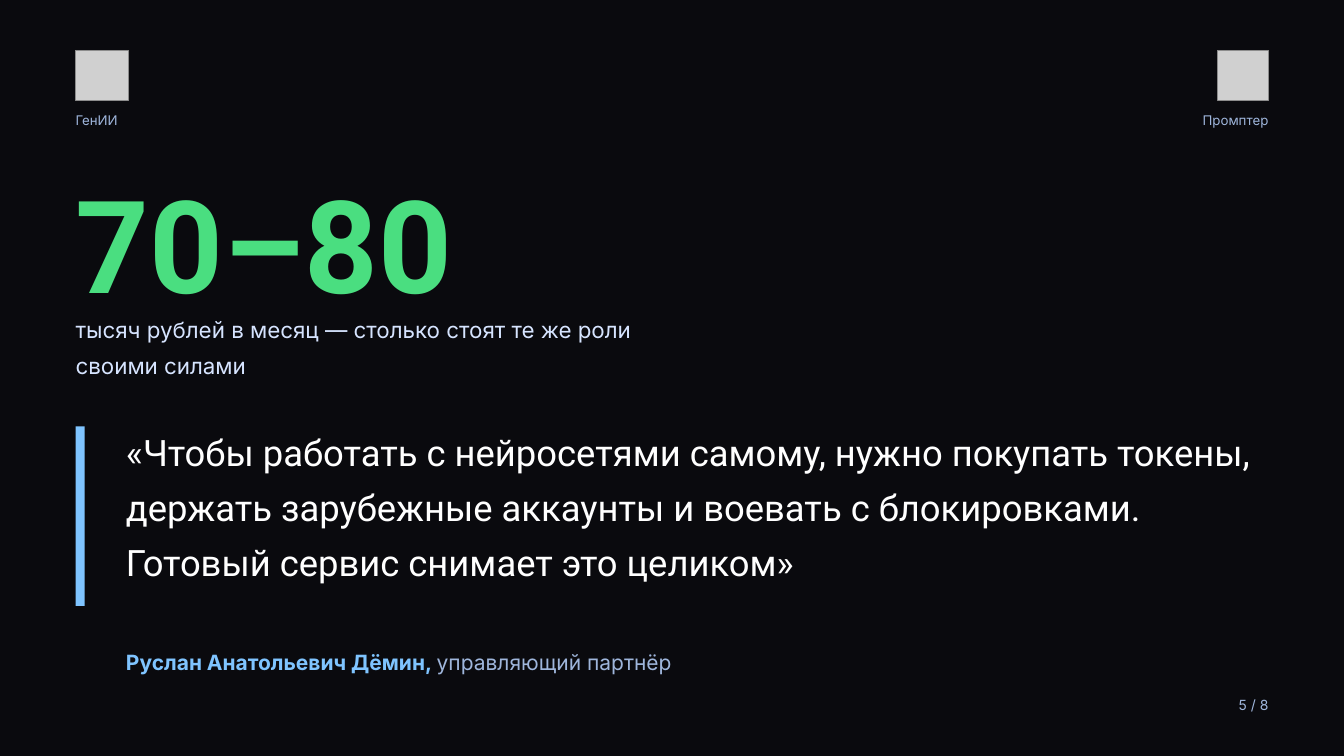
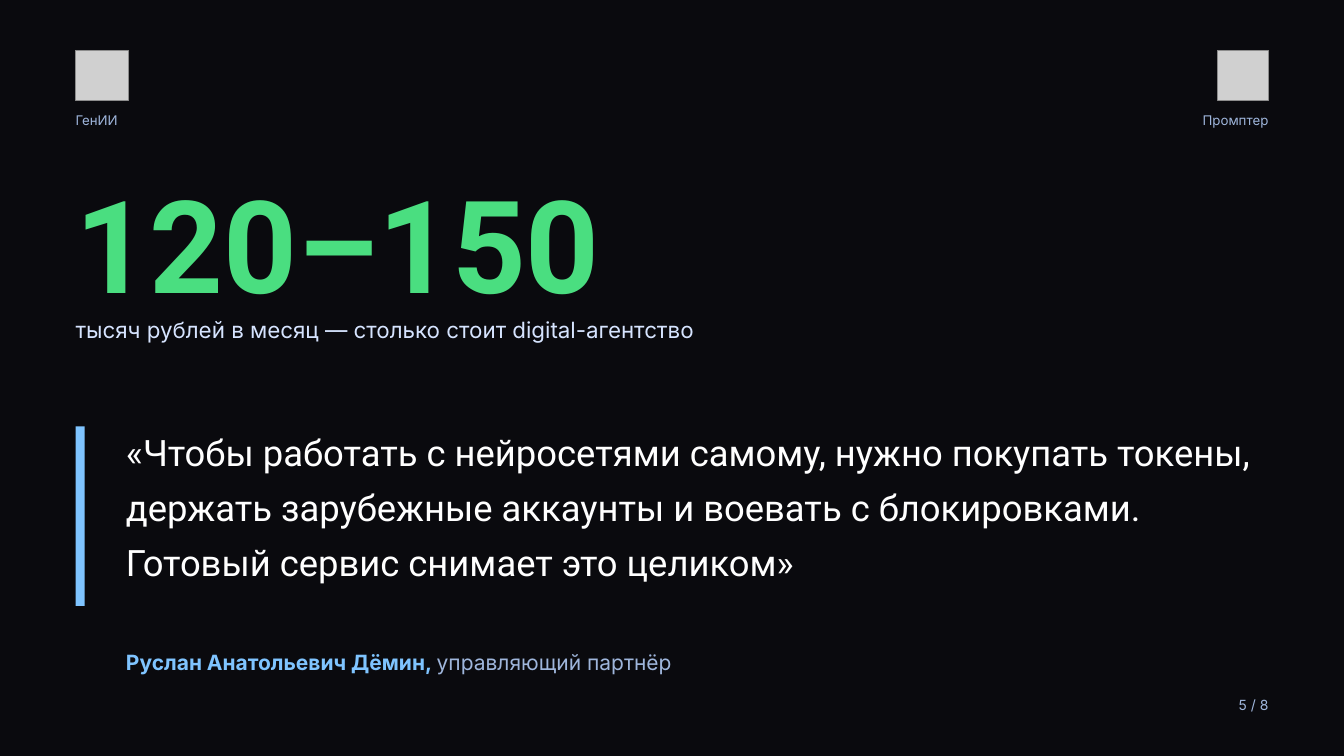
Before and after one commit to injusticebeast802-coder/taste-skill, a slide deck: slide 5 of pressa/press-kit-genii-prompter.pptx. Drawn at 1344x756 pixels with LibreOffice and Linux fonts; fonts in the diff are those of the drawing; grey boxes stand for pictures. Boxes give left, top, right and bottom in pixels: in the first picture for what was removed or moved away, otherwise in the second. Text is boxed around its words. In the diff, an @@ line names an element or a change of style, - is before the commit and + after.

```diff
--- a/pressa/press-kit-genii-prompter.pptx
+++ b/pressa/press-kit-genii-prompter.pptx
@@ text at [76, 200, 600, 323]: text changed @@
-70–80
+120–150
@@ text at [76, 321, 693, 343]: text changed @@
-тысяч рублей в месяц — столько стоят те же роли своими силами
+тысяч рублей в месяц — столько стоит digital-агентство
```
Also in this commit, not shown: 2 other slides changed, 6 other files.
